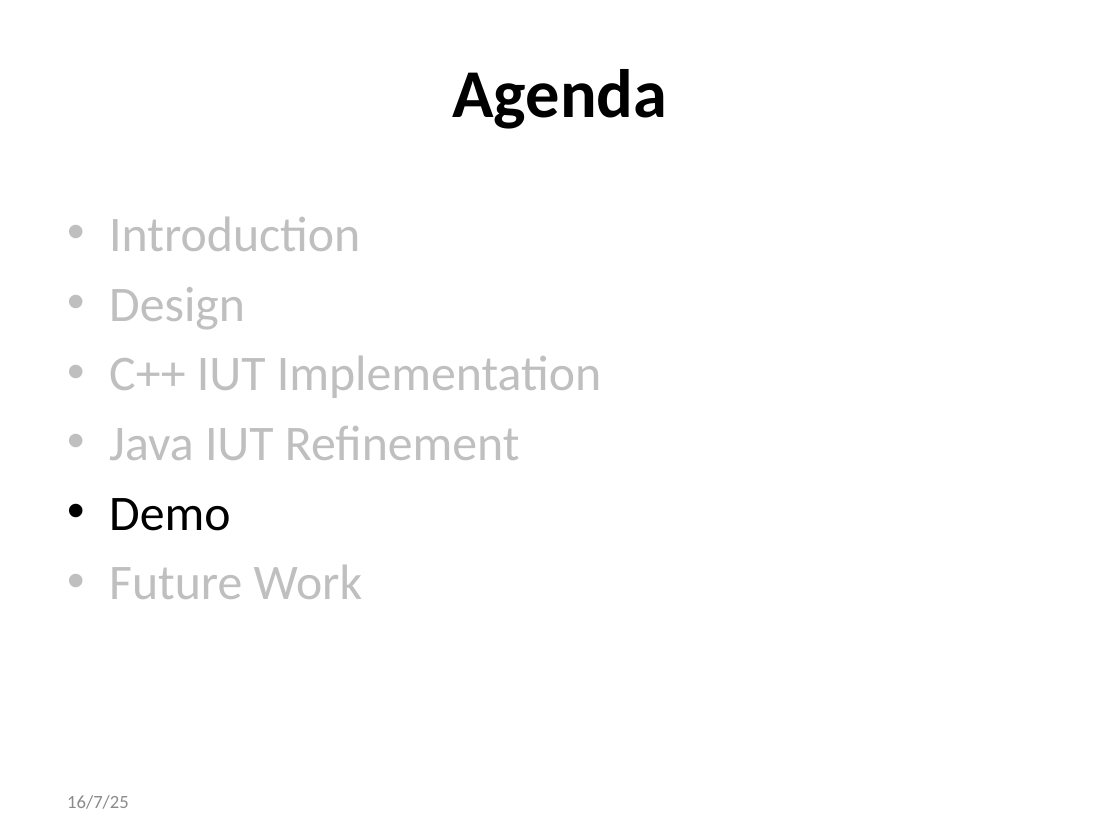
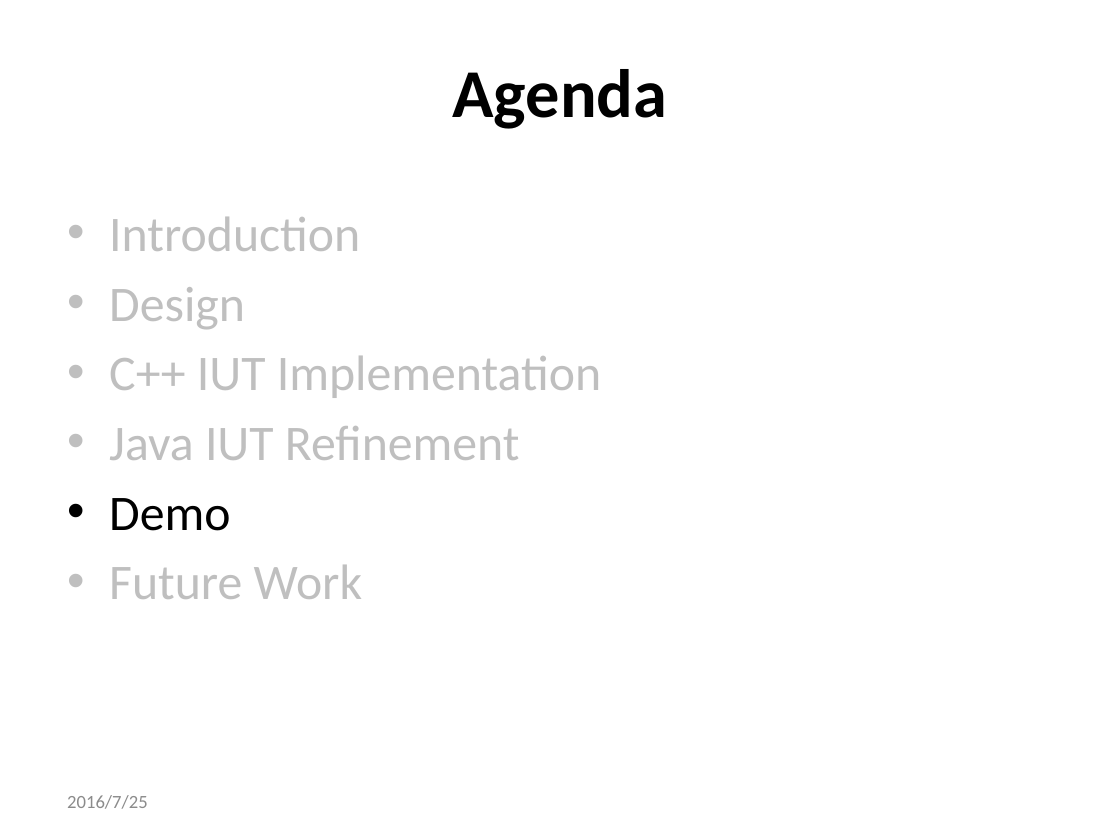
Before and after one commit to qwordy/IUT, a slide deck: slide 26 of doc/Final Presentation/Incremental_Unit_Testing-20160725-v2.pptx (slide 27 before the commit). Drawn at 1120x840 pixels with LibreOffice and Linux fonts; fonts in the diff are those of the drawing. Boxes give left, top, right and bottom in pixels: in the first picture for what was removed or moved away, otherwise in the second. Text is boxed around its words. In the diff, an @@ line names an element or a change of style, - is before the commit and + after.

```diff
--- a/doc/Final Presentation/Incremental_Unit_Testing-20160725-v2.pptx
+++ b/doc/Final Presentation/Incremental_Unit_Testing-20160725-v2.pptx
@@ text at (x1=67, y1=795, x2=148, y2=809): text changed @@
-16/7/25
+2016/7/25
```
Also in this commit, not shown: 29 other slides changed, 2 slides added, 2 slides removed.
